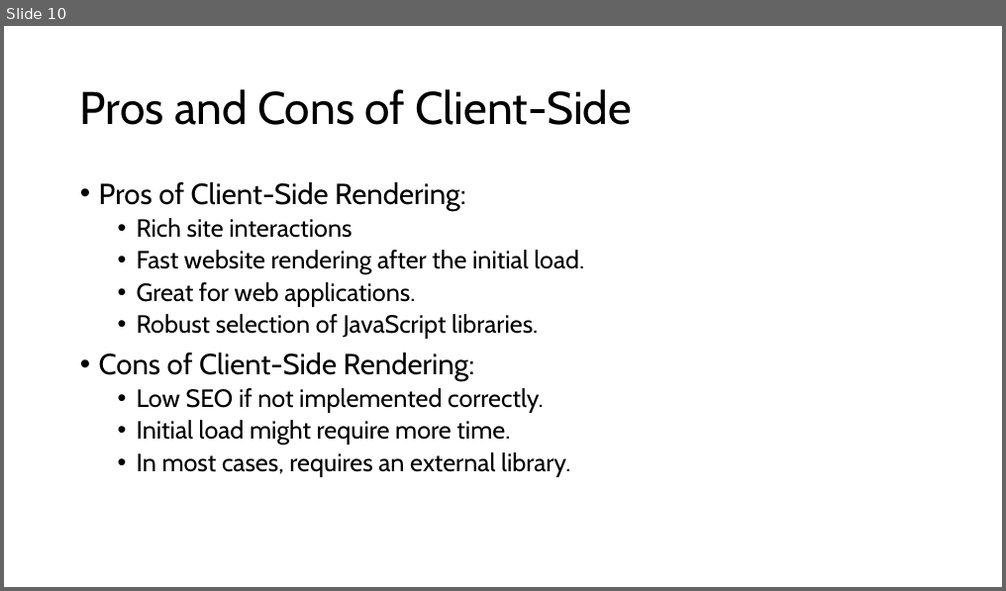
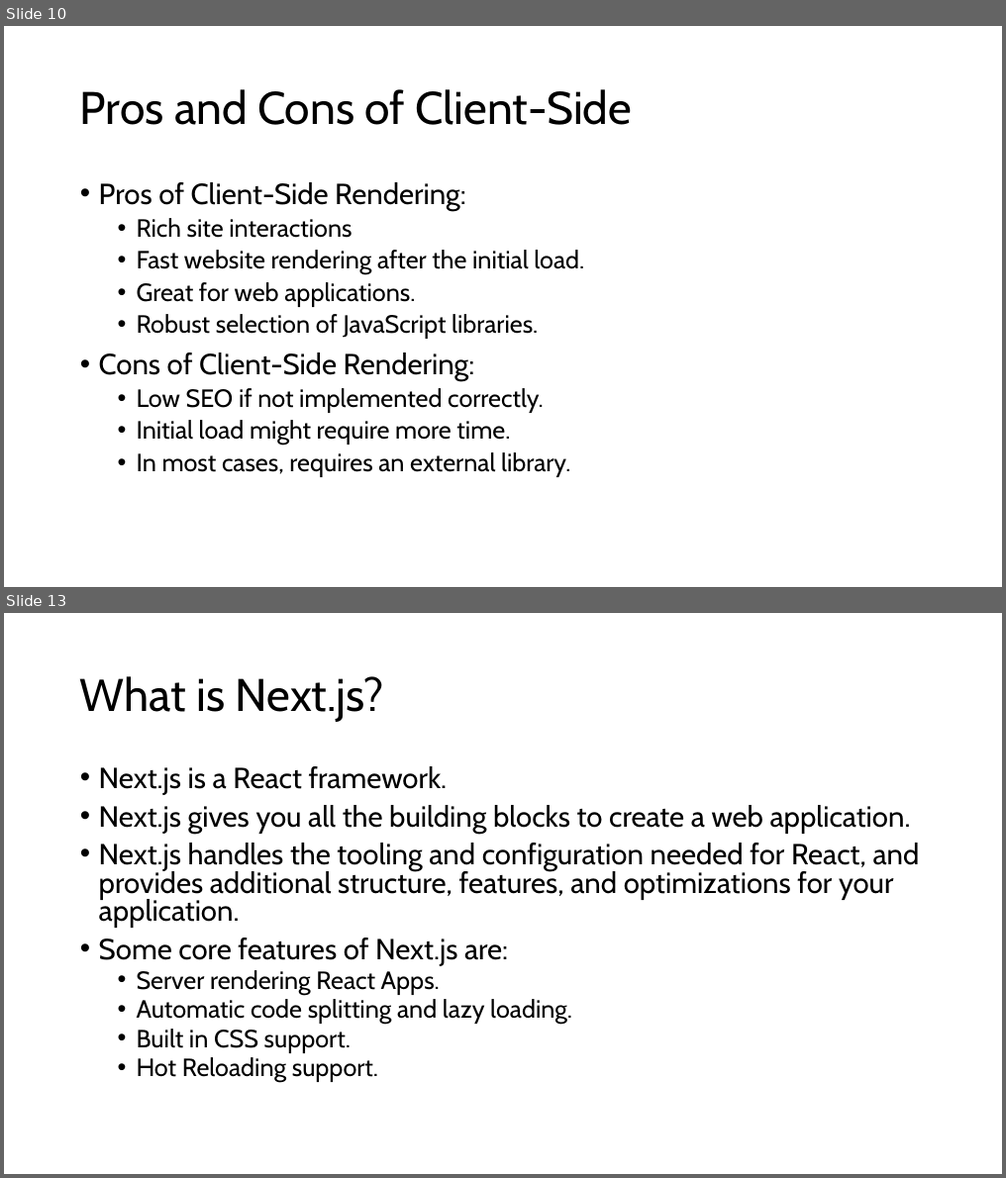
Before and after one commit to synechron-data/2025_Mar_NextJS, a slide deck: Notes/Presentation.pptx. Shown one above the other, each under a label of ours: slide 10 before the commit, slides 10 and 13 after it; the slides between them are not shown. The pictures are 1006x591 and 1006x1178 pixels, drawn with LibreOffice and Linux fonts; fonts in the diff are those of the drawing. Boxes give left, top, right and bottom in pixels: in the first picture for what was removed or moved away, otherwise in the second. Text is boxed around its words. In the diff, an @@ line names an element or a change of style, - is before the commit and + after.

```diff
--- a/Notes/Presentation.pptx
+++ b/Notes/Presentation.pptx
@@ slide 13 added at <box>4,613,1002,1174</box>, background #FFFFFF @@
@@ title added at <box>80,676,384,722</box>, 44 pt, text #000000 @@
+What is Next.js?
@@ text added at <box>99,766,920,1082</box>, 28 pt, text #000000 @@
+• Next.js is a React framework.
+• Next.js gives you all the building blocks to create a web application.
+• Next.js handles the tooling and configuration needed for React, and provides additional structure, features, and optimizations for your application.
+• Some core features of Next.js are:
+  • Server rendering React Apps.
+  • Automatic code splitting and lazy loading.
+  • Built in CSS support.
+  • Hot Reloading support.
```
Also in this commit, not shown: 1 slide changed, 3 other slides added, 31 other files.
